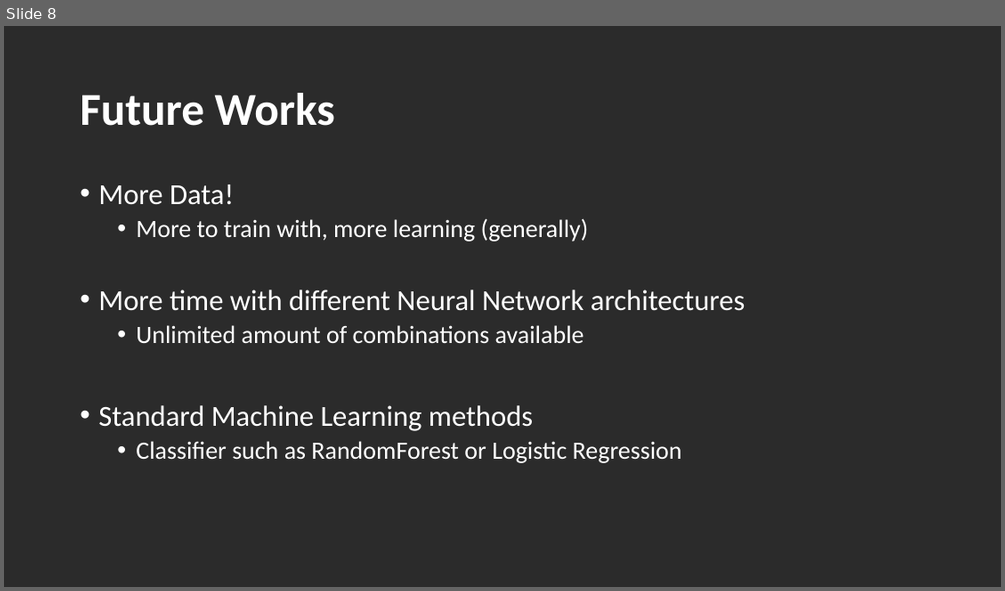
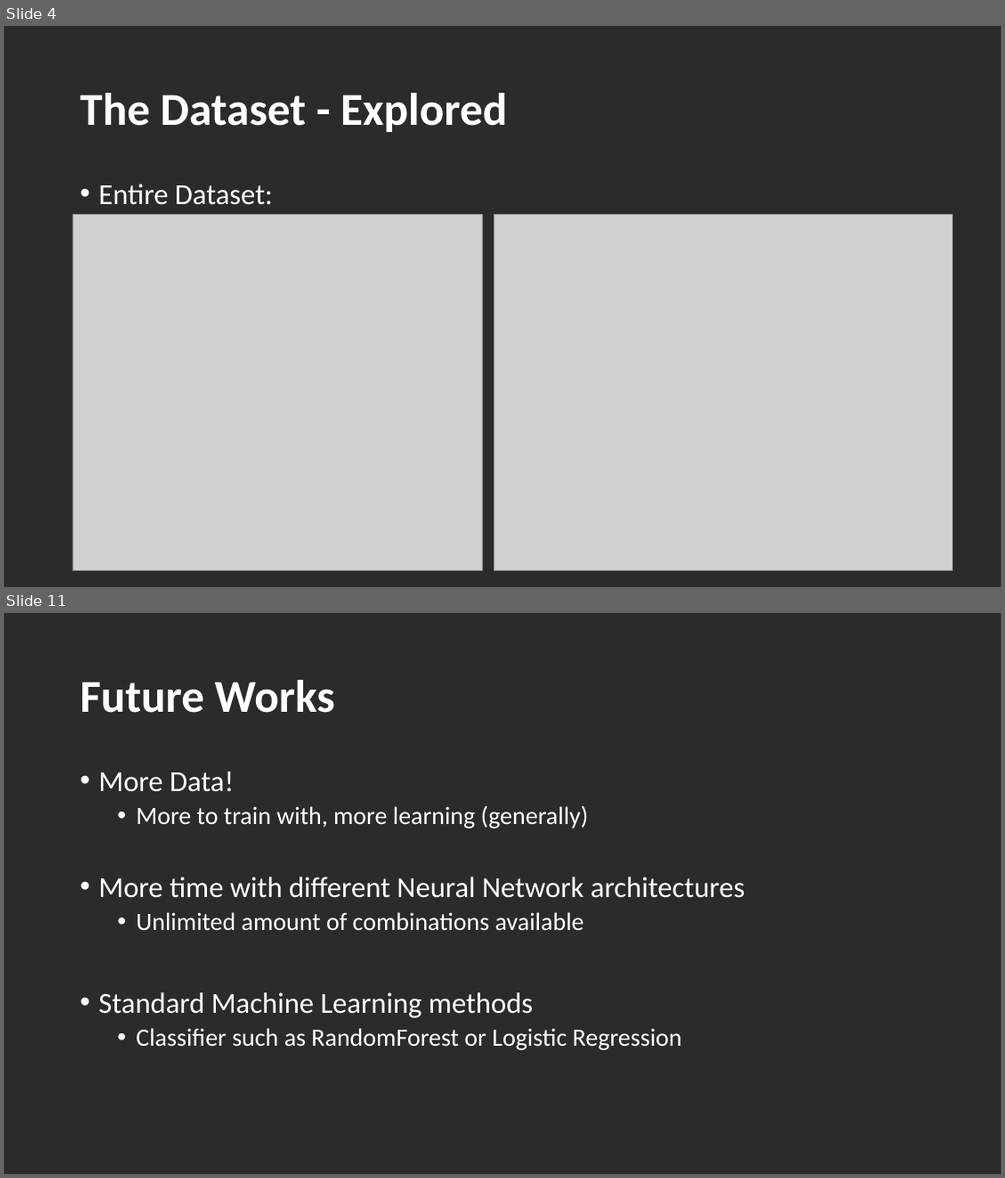
Before and after one commit to dfuller22/Mod4_Proj, a slide deck: Mod4_Exec_Sum.pptx. Shown one above the other, each under a label of ours: slide 8 before the commit, slides 4 and 11 after it; the slides between them are not shown. The pictures are 1005x591 and 1005x1178 pixels, drawn with LibreOffice and Linux fonts; fonts in the diff are those of the drawing; grey boxes stand for pictures; background and template pictures are left out; a plain dark background stands for a picture behind light text. Boxes give left, top, right and bottom in pixels: in the first picture for what was removed or moved away, otherwise in the second. Text is boxed around its words. In the diff, an @@ line names an element or a change of style, - is before the commit and + after.

```diff
--- a/Mod4_Exec_Sum.pptx
+++ b/Mod4_Exec_Sum.pptx
@@ slide 4 added at box(4, 26, 1001, 587), background picture (left out) @@
@@ title added at box(80, 93, 507, 132), 44 pt, text #FFFFFF, bold @@
+The Dataset - Explored
@@ text added at box(98, 184, 273, 205), 28 pt, text #FFFFFF @@
+• Entire Dataset:
@@ picture added at box(73, 215, 484, 571) @@
@@ picture added at box(494, 215, 952, 571) @@
@@ what was slide 8 is now slide 11 @@
```
Also in this commit, not shown: 6 slides changed, 2 other slides added, 10 other files.
